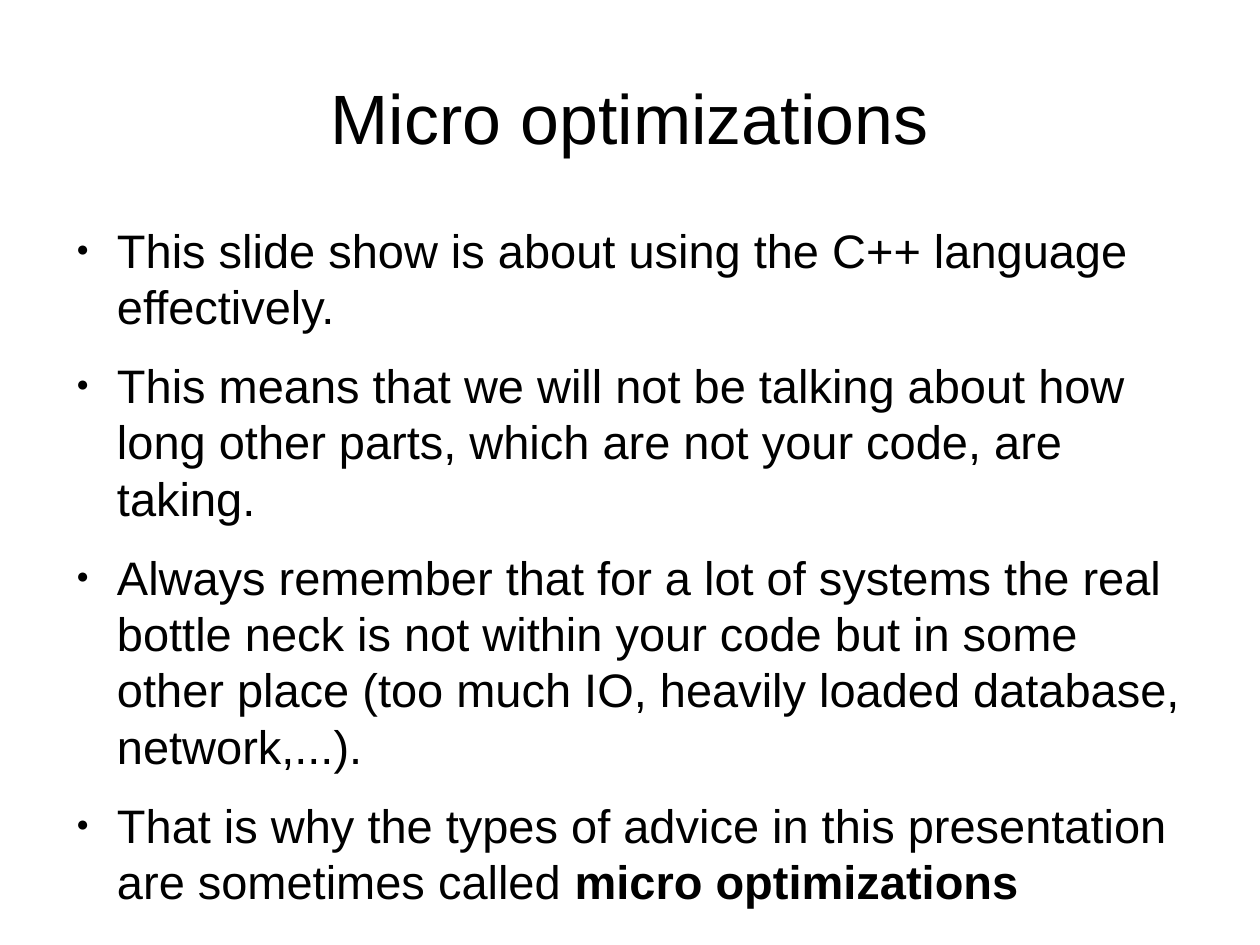
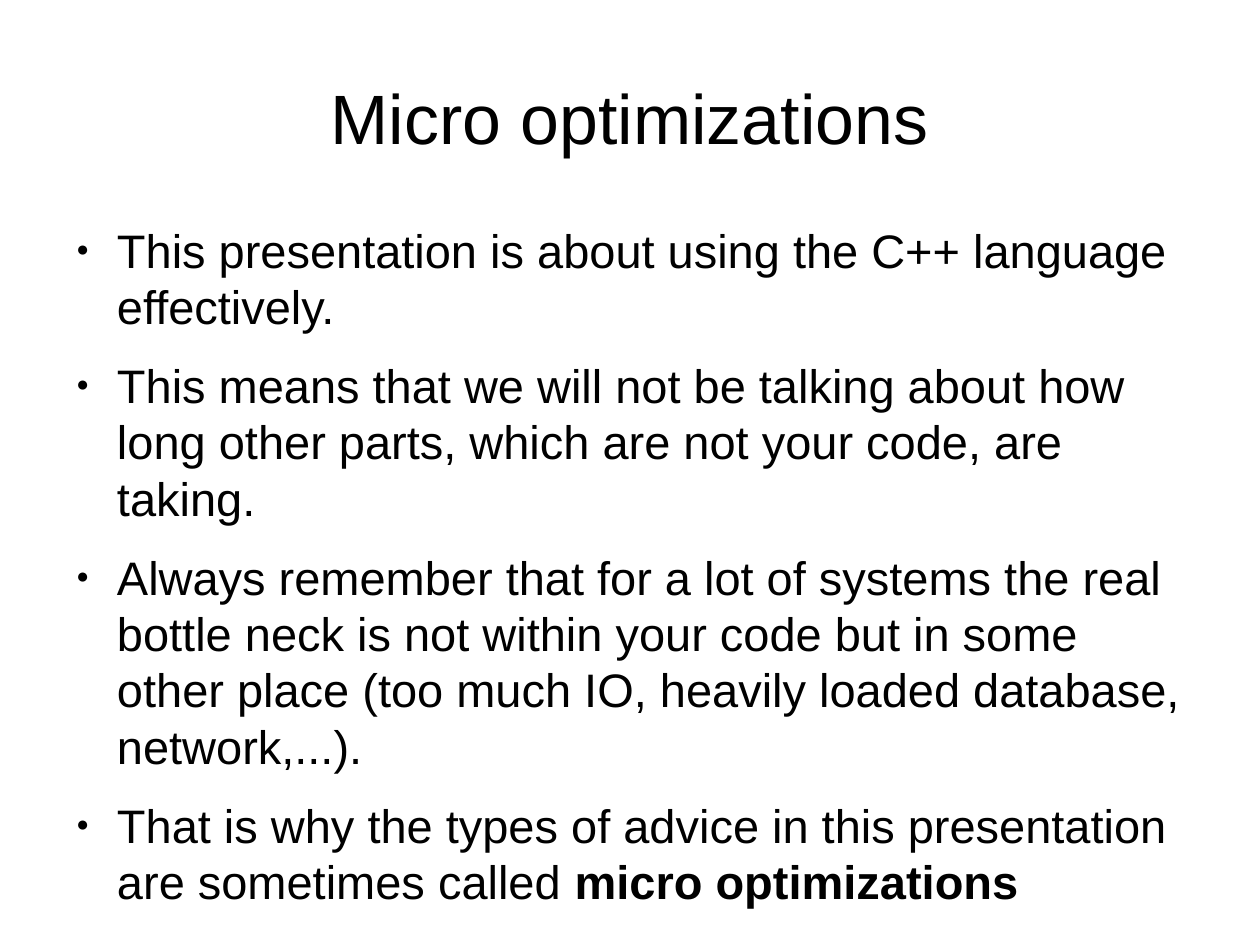
Before and after one commit to veltzer/demos, a slide deck: slide 3 of cpp/multi_core/effective_cplusplus.odp. Drawn at 1260x945 pixels with LibreOffice and Linux fonts; fonts in the diff are those of the drawing. Boxes give left, top, right and bottom in pixels: in the first picture for what was removed or moved away, otherwise in the second. Text is boxed around its words. In the diff, an @@ line names an element or a change of style, - is before the commit and + after.

```diff
--- a/cpp/multi_core/effective_cplusplus.odp
+++ b/cpp/multi_core/effective_cplusplus.odp
@@ text at (117, 234, 1166, 333): text changed @@
-● This slide show is about using the C++ language effectively.
+● This presentation is about using the C++ language effectively.
```
Also in this commit, not shown: 3 other slides changed, 16 slides added, 1 other file.
